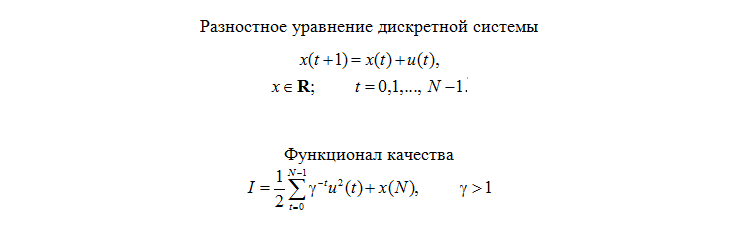
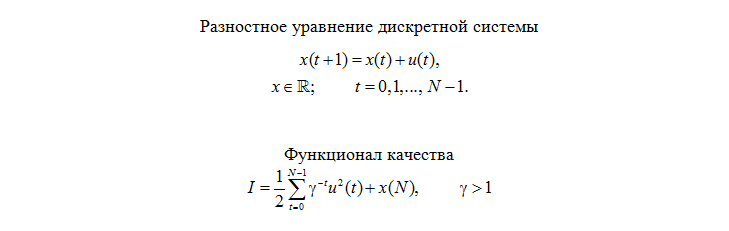
Two versions of the same layered image (729 × 231). Layer-by-layer changes:
painted on "9" over [298, 52, 468, 95]
